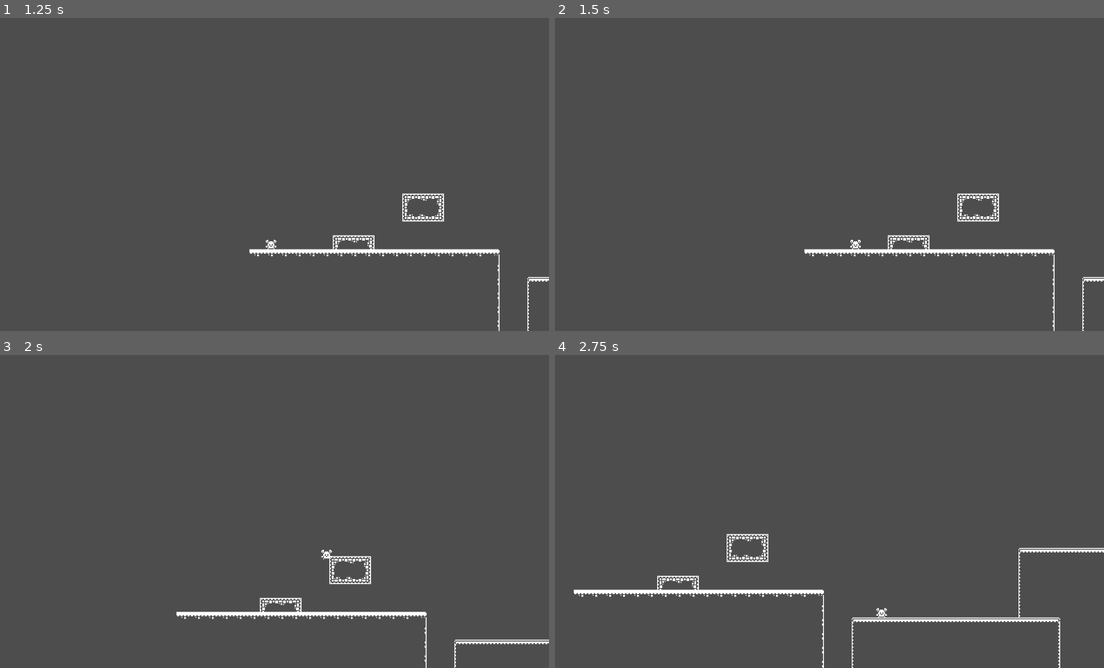
Above: before the commit, frames 1-4 (two rows, left to right).
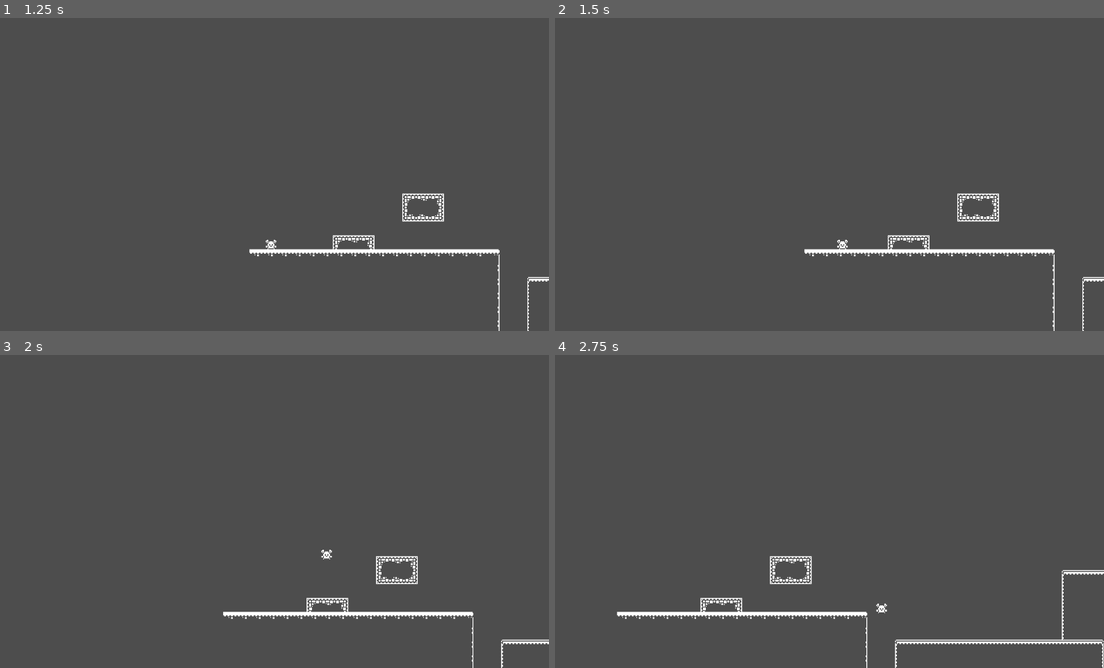
Above: after the commit, the same moments.

Repository: Allophycocyanin/GoodeMovement
Game: Godot game, scene res://main_menu.tscn
Two runs of this game, one before a commit and one after it. Both use one fixed random seed, a clock stepped at 60 frames per second and the inputs below.
Inputs:
- Up to frame 1 (1.25 s): click "Start" at 0.5 s
- Up to frame 2 (1.5 s): tap Enter at 1.25 s; hold D (move_right) from 1.28 s (still down); tap Shift (sprint) at 1.35 s
- Up to frame 3 (2 s): keep holding D (move_right); tap Space (jump) at 1.52 s
- Up to frame 4 (2.75 s): keep holding D (move_right); tap Shift (sprint) at 2.1 s; tap Space (jump) at 2.27 s

Frame 1 is identical in both runs. In frame 2, less than 0.1% of the frame differs, in the area x 51-56%, y 70-74%; in frame 3, 1.5%; in frame 4, 3.9%, in the area x 3-100%, y 57-100%.

Commit message:
speed change

Diff:
--- a/player.gd
+++ b/player.gd
@@ -1,7 +1,7 @@
 extends CharacterBody2D
 
 const JUMP_VELOCITY = -350.0
-const WALK = 150
+const WALK = 10
 const RUN = 300
 const ACCELERATION = 30
 var SPEED = 0
